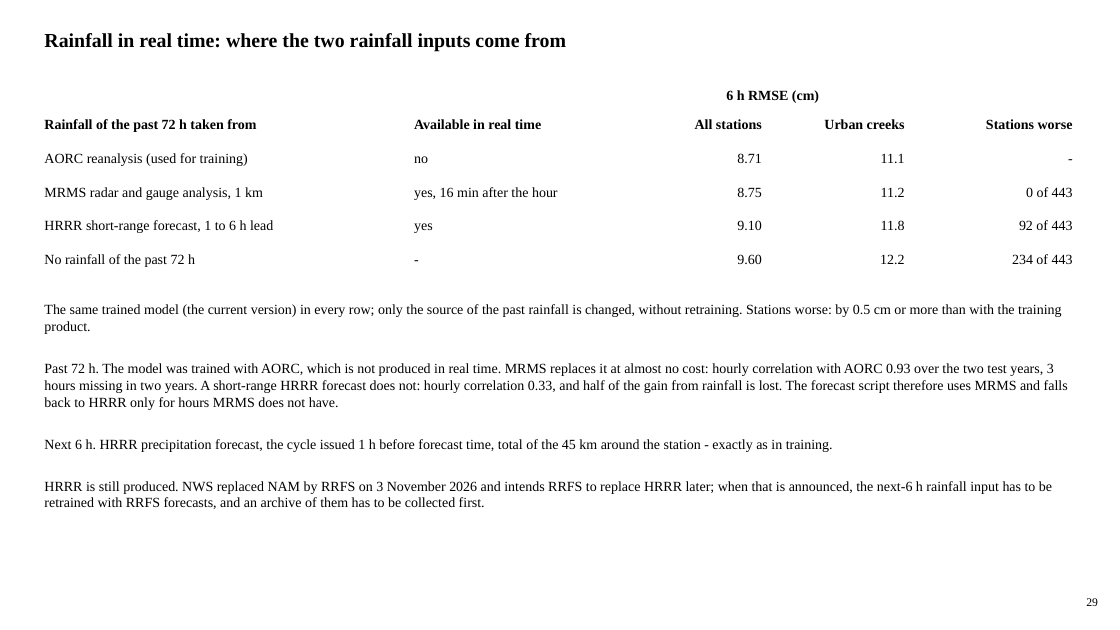
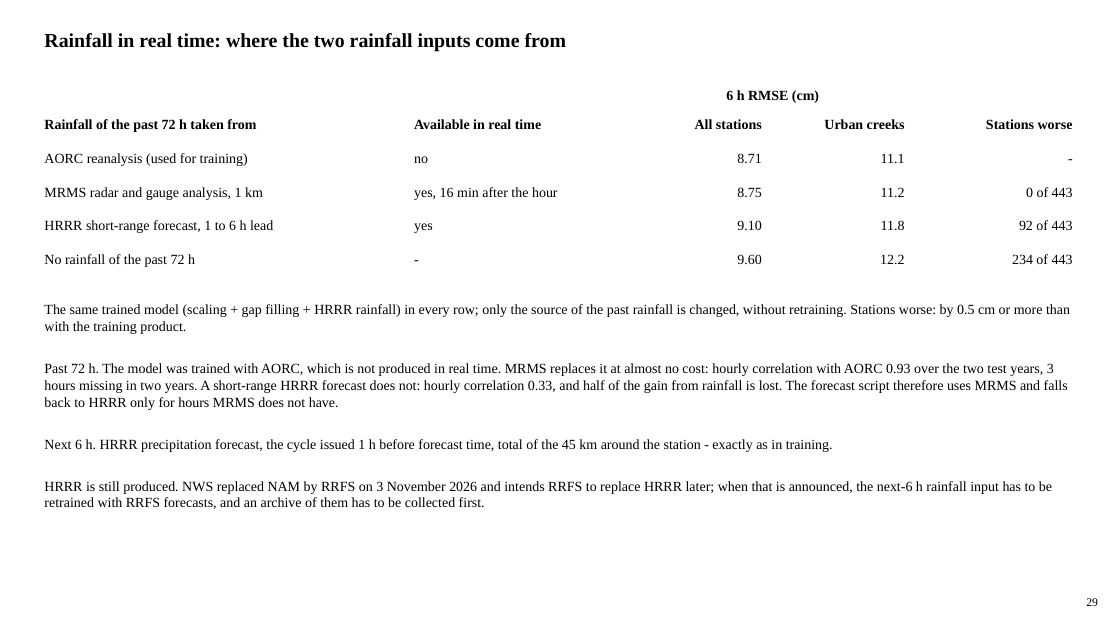
Before and after one commit to LaurenW1997/subdomainLSTM, a slide deck: slide 29 of deliverables/17_versions/version_comparison.pptx. Drawn at 1120x630 pixels with LibreOffice and Linux fonts; fonts in the diff are those of the drawing. Boxes give left, top, right and bottom in pixels: in the first picture for what was removed or moved away, otherwise in the second. Text is boxed around its words. In the diff, an @@ line names an element or a change of style, - is before the commit and + after.

```diff
--- a/deliverables/17_versions/version_comparison.pptx
+++ b/deliverables/17_versions/version_comparison.pptx
@@ text at [44,304,1070,334]: text changed @@
-The same trained model (the current version) in every row; only the source of the past rainfall is changed, without retraining. Stations worse: by 0.5 cm or more than with the training product.
+The same trained model (scaling + gap filling + HRRR rainfall) in every row; only the source of the past rainfall is changed, without retraining. Stations worse: by 0.5 cm or more than with the training product.
```
Also in this commit, not shown: 12 other slides changed, 34 other files.
